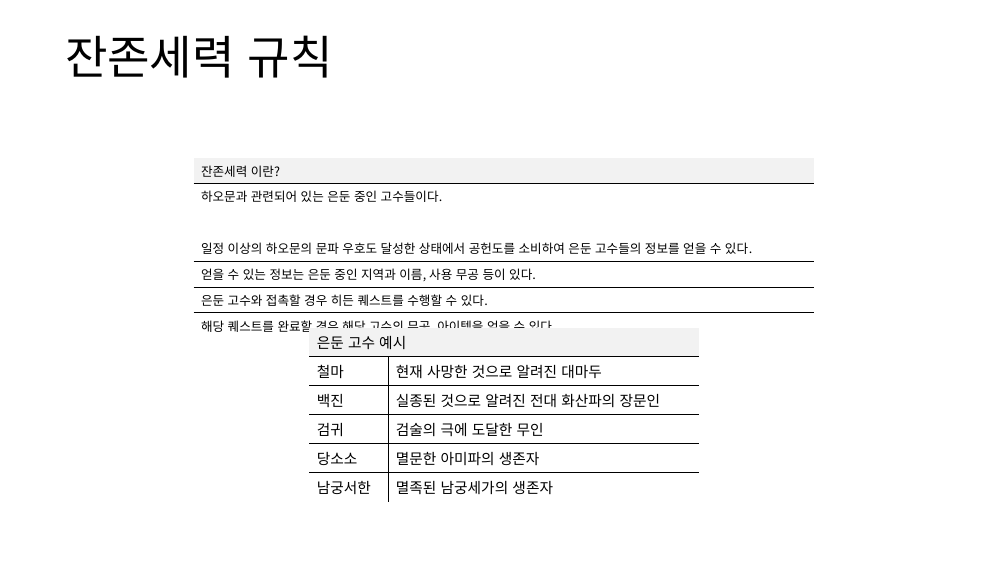
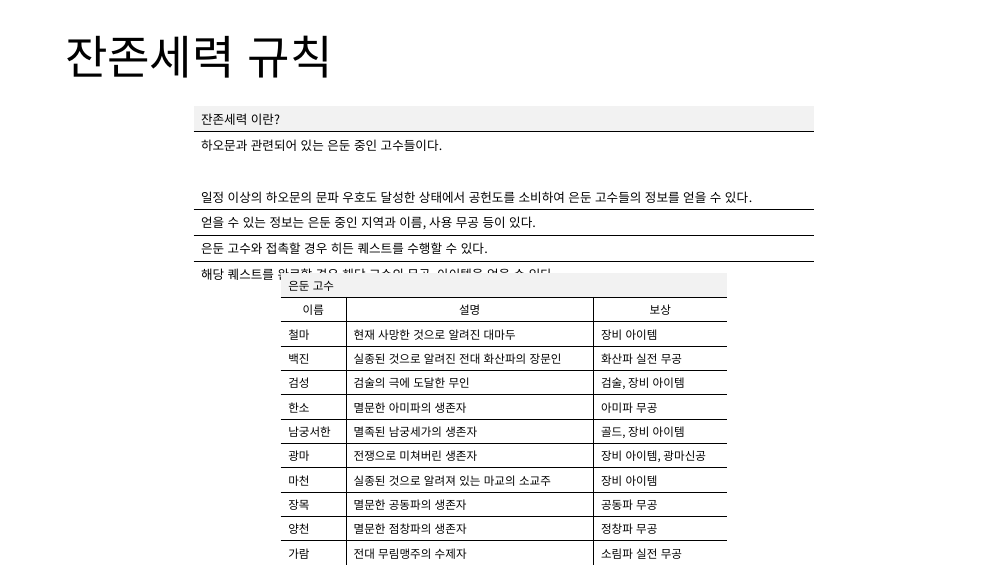
Before and after one commit to yjk0401/unityenginebasic_9th, a slide deck: slide 10 of 기획/방랑엽사전/세력 시스템 기획서.pptx (slide 11 before the commit). Drawn at 1008x567 pixels with LibreOffice and Linux fonts; fonts in the diff are those of the drawing. Boxes give left, top, right and bottom in pixels: in the first picture for what was removed or moved away, otherwise in the second. Text is boxed around its words. In the diff, an @@ line names an element or a change of style, - is before the commit and + after.

```diff
--- a/기획/방랑엽사전/세력 시스템 기획서.pptx
+++ b/기획/방랑엽사전/세력 시스템 기획서.pptx
@@ table: place and size @@
-table at [194, 158, 814, 336]
+table at [194, 106, 814, 287]
@@ table at [281, 273, 727, 563] @@
-은둔 고수 예시 | 
-철마 | 현재 사망한 것으로 알려진 대마두
-백진 | 실종된 것으로 알려진 전대 화산파의 장문인
-검귀 | 검술의 극에 도달한 무인
-당소소 | 멸문한 아미파의 생존자
-남궁서한 | 멸족된 남궁세가의 생존자
+은둔 고수 |  | 
+이름 | 설명 | 보상
+철마 | 현재 사망한 것으로 알려진 대마두 | 장비 아이템
+백진 | 실종된 것으로 알려진 전대 화산파의 장문인 | 화산파 실전 무공
+검성 | 검술의 극에 도달한 무인 | 검술, 장비 아이템
+한소 | 멸문한 아미파의 생존자 | 아미파 무공
+남궁서한 | 멸족된 남궁세가의 생존자 | 골드, 장비 아이템
+광마 | 전쟁으로 미쳐버린 생존자 | 장비 아이템, 광마신공
+마천 | 실종된 것으로 알려져 있는 마교의 소교주 | 장비 아이템
+장목 | 멸문한 공동파의 생존자 | 공동파 무공
+양천 | 멸문한 점창파의 생존자 | 정창파 무공
+가람 | 전대 무림맹주의 수제자 | 소림파 실전 무공
@@ table: place and size @@
-table at [309, 327, 699, 498]
+table at [281, 273, 727, 563]
```
Also in this commit, not shown: 4 other slides changed, 1 slide removed, 4 other files.
